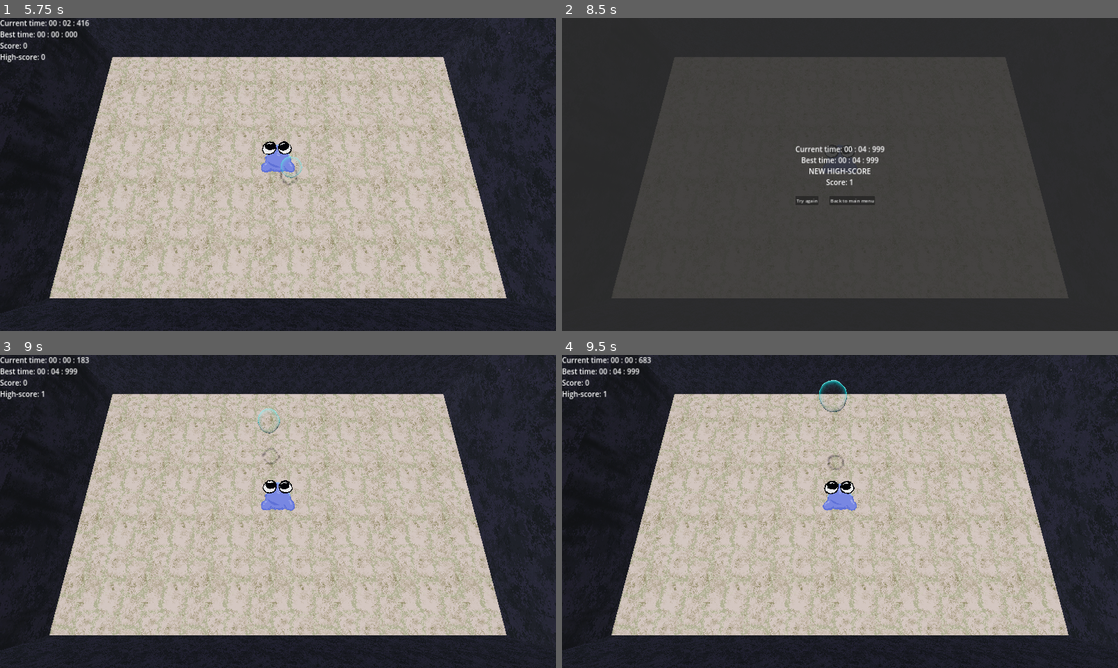
Above: before the commit, frames 1-4 (two rows, left to right).
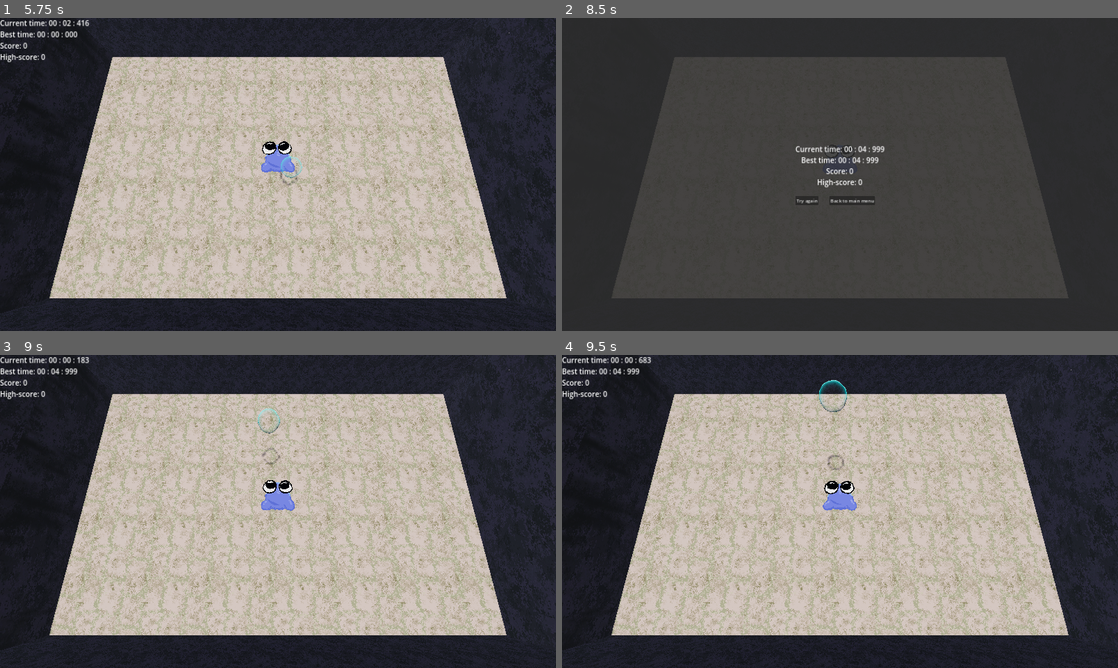
Above: after the commit, the same moments.

Repository: warriormaster12/Fsj2025
Game: Godot game, scene res://levels/actual_level.tscn
The game is run twice, just before and just after one commit, with the same random seed, the same clock (stepped at 60 frames per second) and the same inputs.
Inputs:
- Up to frame 1 (5.75 s): click "Start game" at 0.5 s; click "Start game" at 1.25 s; tap one key every 0.75 s from 2.1 s: Space (dash) S (move_d) A (move_l) D (move_r) W (move_u)
- Up to frame 2 (8.5 s): tap one key every 0.75 s from 5.85 s: Space (dash) S (move_d) A (move_l) D (move_r)
- Up to frame 3 (9 s): click "Try again" at 8.75 s
- Up to frame 4 (9.5 s): no input

Frame 1 is identical in both runs. In frame 2, 0.3% of the frame differs, in the area x 44-56%, y 48-55%; in frame 3, less than 0.1%; in frame 4, less than 0.1%.

Commit message:
sfx panning follows bubble positions

Diff:
--- a/levels/actual_level.tscn
+++ b/levels/actual_level.tscn
@@ -373,18 +373,17 @@
 transform = Transform3D(1, 0, 0, 0, 0.891007, 0.453991, 0, -0.453991, 0.891007, 0, 0, 4)
 fov = 76.0
 
+[node name="AudioListener3D" type="AudioListener3D" parent="MainMenu/CameraRotate/Camera3D"]
+current = true
+
 [node name="PowerUpStateManager" type="Node" parent="."]
 unique_name_in_owner = true
 script = ExtResource("1_vxuai")
 
 [node name="AudioManager" type="Node" parent="."]
 script = ExtResource("9_5kvnm")
-
-[node name="BounceSFX" type="AudioStreamPlayer3D" parent="AudioManager"]
-stream = ExtResource("10_el4yl")
-
-[node name="PopSFX" type="AudioStreamPlayer3D" parent="AudioManager"]
-stream = ExtResource("11_js3ue")
+bounce_stream = ExtResource("10_el4yl")
+pop_stream = ExtResource("11_js3ue")
 
 [node name="BCG" type="AudioStreamPlayer3D" parent="AudioManager"]
 stream = ExtResource("12_dlqof")
--- a/scripts/audio_manager.gd
+++ b/scripts/audio_manager.gd
@@ -1,7 +1,9 @@
 extends Node
 
-@onready var bounce_sfx: AudioStreamPlayer3D = $BounceSFX
-@onready var pop_sfx: AudioStreamPlayer3D = $PopSFX
+@export var bounce_stream: AudioStream = null
+@export var pop_stream: AudioStream = null
+
+var sfx_list: Array[AudioStreamPlayer3D] = []
 
 
 func _process(_delta: float) -> void:
@@ -12,10 +14,32 @@
 		if bubble.has_signal('bubble_bounce') && !bubble.is_connected('bubble_bounce', _on_bubble_bounce):
 			bubble.connect('bubble_bounce', _on_bubble_bounce)
 
+	var entires_to_remove: Array[int] = []
+	for i in range(0, sfx_list.size()):
+		var current_sfx: AudioStreamPlayer3D = sfx_list[i]
+		if !current_sfx.playing:
+			current_sfx.queue_free()
+			entires_to_remove.push_back(i)
+
+	for i in entires_to_remove:
+		sfx_list.remove_at(i)
 
 
-func _on_bubble_destroy() -> void:
-	pop_sfx.play()
 
-func _on_bubble_bounce() -> void:
-	bounce_sfx.play()
+func _on_bubble_destroy(position: Vector3) -> void:
+	var pop_fx: AudioStreamPlayer3D = AudioStreamPlayer3D.new()
+	pop_fx.stream = pop_stream
+	pop_fx.bus = "SFX"
+	add_child(pop_fx)
+	pop_fx.global_position = position
+	pop_fx.play()
+	sfx_list.append(pop_fx)
+
+func _on_bubble_bounce(position: Vector3) -> void:
+	var bounce_fx: AudioStreamPlayer3D = AudioStreamPlayer3D.new()
+	bounce_fx.stream = bounce_stream
+	bounce_fx.bus = "SFX"
+	add_child(bounce_fx)
+	bounce_fx.global_position = position
+	bounce_fx.play()
+	sfx_list.append(bounce_fx)
--- a/scripts/bubble.gd
+++ b/scripts/bubble.gd
@@ -1,7 +1,7 @@
 extends CharacterBody3D
 
-signal bubble_destroy()
-signal bubble_bounce()
+signal bubble_destroy(position: Vector3)
+signal bubble_bounce(position: Vector3)
 
 const HORIZONTAL_SPEED = 2
 const GRAVITY: float = 5
@@ -9,8 +9,6 @@
 const BOUNCE_STRENGTH_MAX: float = 6
 
 var player: CharacterBody3D = null
-
-
 
 
 func _ready() -> void:
@@ -27,7 +25,7 @@
 	if not is_on_floor():
 		velocity += Vector3.DOWN * GRAVITY * delta
 	else:
-		bubble_bounce.emit()
+		bubble_bounce.emit(global_position)
 		var player_delta: Vector3 = position - player.position
 		var direction: Vector3 = player_delta
 		if direction.length_squared() > 1:
@@ -49,5 +47,5 @@
 
 	var collision: KinematicCollision3D = get_last_slide_collision()
 	if collision && is_on_floor() && !collision.get_collider().is_in_group("player"):
-		bubble_destroy.emit()
+		bubble_destroy.emit(global_position)
 		queue_free()
--- a/scripts/level_manager.gd
+++ b/scripts/level_manager.gd
@@ -22,7 +22,7 @@
 		if !bubble.is_connected("bubble_destroy", _on_bubble_destroyed):
 			bubble.bubble_destroy.connect(_on_bubble_destroyed)
 
-func _on_bubble_destroyed() -> void:
+func _on_bubble_destroyed(_position: Vector3) -> void:
 	bubble_count = clampi(bubble_count -1, 0, bubble_count)
 	if game && bubble_count == 0:
 		game.end()
